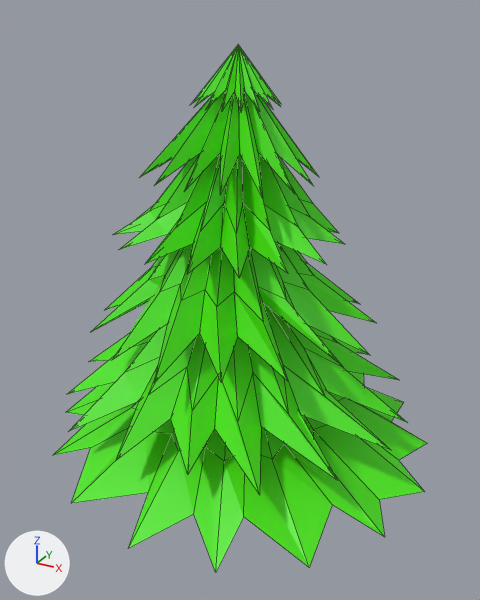
An edit to the Blender file Memory Lane/Assets/Models/PineTree.blend, drawn before and after from the same camera.
The view is the same before and after, from a 50 mm lens placed at (2.5, -4.82, 3.86), pointed at (-0.03, -0.22, 1.56). Every picture has the same lights, and +X, +Y and +Z are marked at lower left. Mesh edges are drawn as thin lines.

The scene before the commit, as lines of its bpy script (objects in view):
```python
me_cylinder = bpy.data.meshes.new('Cylinder')
me_cylinder.from_pydata(...)  # 608 vertices, 547 faces; spans x -1.88..1.7, y -1.87..1.64, z -0.02..3.6
# faces by material slot: [34, 513]
me_cylinder.materials.append(mat_material)  # dark red #74160a
me_cylinder.materials.append(mat_material_001)  # green #4be707
ob_cylinder = bpy.data.objects.new('Cylinder', me_cylinder)
ob_cylinder.location = (0.0, 0.0, 0.0)
```
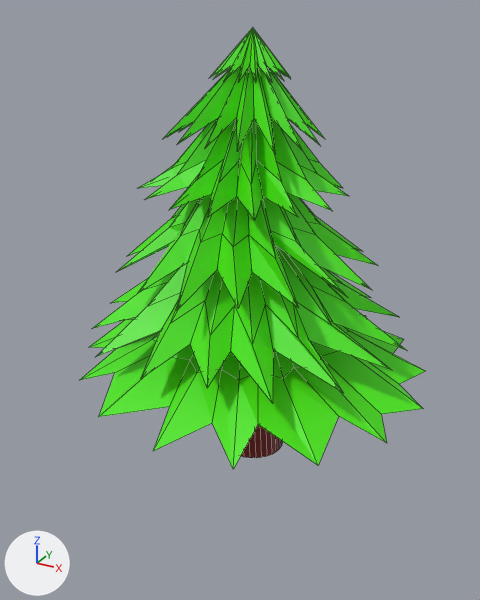
Commit message: Changed the pine trees

Edits to the scene script, one JSON object a line:
```json
{"block": "me_cylinder", "where": "me_cylinder.from_pydata(...)  # 608 vertices, 547 faces; spans x -1.88..1.7, y -1.87..1.64, z -0.02..3.6"}
{"block": "me_cylinder", "where": "# used by ob_cylinder; location = (0.0, 0.0, 0.0)"}
{"block": "me_cylinder", "change": "me_cylinder part 1: the loose piece of 544 vertices spanning x -1.88..1.7, y -1.87..1.64, z 0.13..3.6 is scaled about its middle by (0.892, 0.892, 0.823), then moved by (-0.01, 0.01, 0.01)"}
{"block": "me_cylinder", "change": "me_cylinder part 2: the loose piece of 64 vertices spanning x -0.39..0.2, y -0.37..0.2, z -0.02..0.3 is scaled about its middle by (1, 1, 5.01), then moved by (0.0, 0.0, 0.21)"}
{"op": "set", "path": "ob_cylinder.location", "old": "(0.0, 0.0, 0.0)", "new": "(0.087, 0.079, 0.42)"}
```

Changed parts and their boxes [x1, y1, x2, y2] in the pictures (480 x 600 px; the box of a moved part takes in the faces that stretch with it):
```json
{"object": "Cylinder", "change": "reshaped, moved", "before": [54, 45, 426, 573], "after": [80, 27, 425, 469], "on screen": "7% narrower, 16% shorter"}
{"part": 1, "of": "me_cylinder", "change": "moved or reshaped", "before": [54, 45, 426, 573], "after": [80, 27, 425, 469]}
{"part": 2, "of": "me_cylinder", "change": "moved or reshaped", "after": [241, 425, 282, 458], "on screen": "not visible before"}
```
